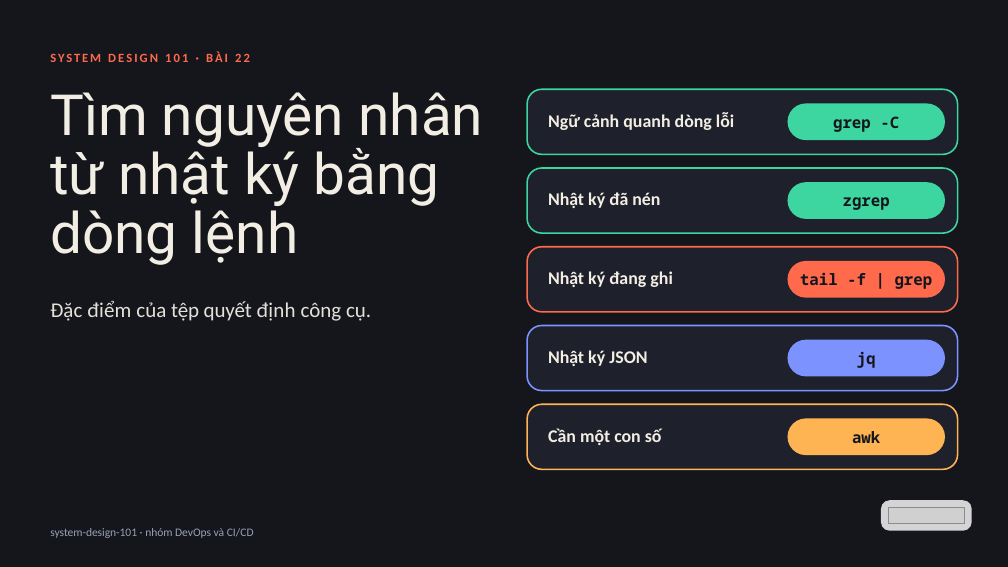
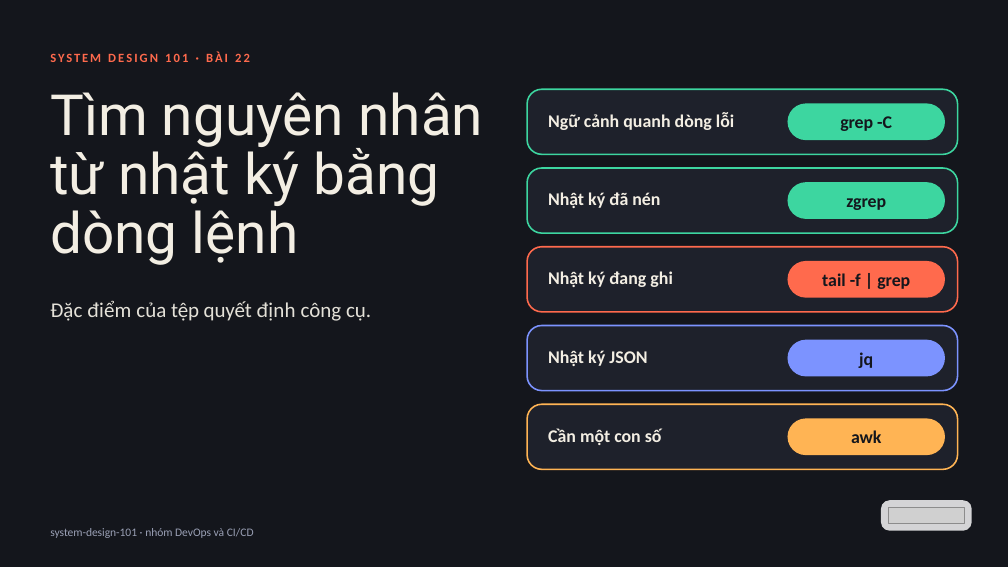
Before and after one commit to vohoailinh90/tool-marketing-studio, a slide deck: slide 1 of system-design-101/vi/lessons/sd-13-022/slides/sd-13-022.pptx. Drawn at 1008x567 pixels with LibreOffice and Linux fonts; fonts in the diff are those of the drawing; grey boxes stand for pictures. Boxes give left, top, right and bottom in pixels: in the first picture for what was removed or moved away, otherwise in the second. Text is boxed around its words. In the diff, an @@ line names an element or a change of style, - is before the commit and + after.

```diff
--- a/system-design-101/vi/lessons/sd-13-022/slides/sd-13-022.pptx
+++ b/system-design-101/vi/lessons/sd-13-022/slides/sd-13-022.pptx
@@ rounded rectangle "grep -C" at bbox=[787, 103, 944, 140]: size 22.5 to 25.5 pt, font Noto Sans Mono to Calibri; letter spacing 0 to -0.2 pt in "grep" @@
@@ rounded rectangle "tail -f | grep" at bbox=[787, 261, 944, 298]: size 22.5 to 25.5 pt, font Noto Sans Mono to Calibri; letter spacing 0 to -0.1 pt in "grep" @@
@@ size 22.5 to 25.5 pt, font Noto Sans Mono to Calibri, letter spacing 0 to -0.1 pt in 3 elements at bbox=[787, 182, 944, 219], bbox=[787, 340, 944, 376], bbox=[787, 418, 944, 455] @@
```
Also in this commit, not shown: 5 other slides changed, 3 other files.
